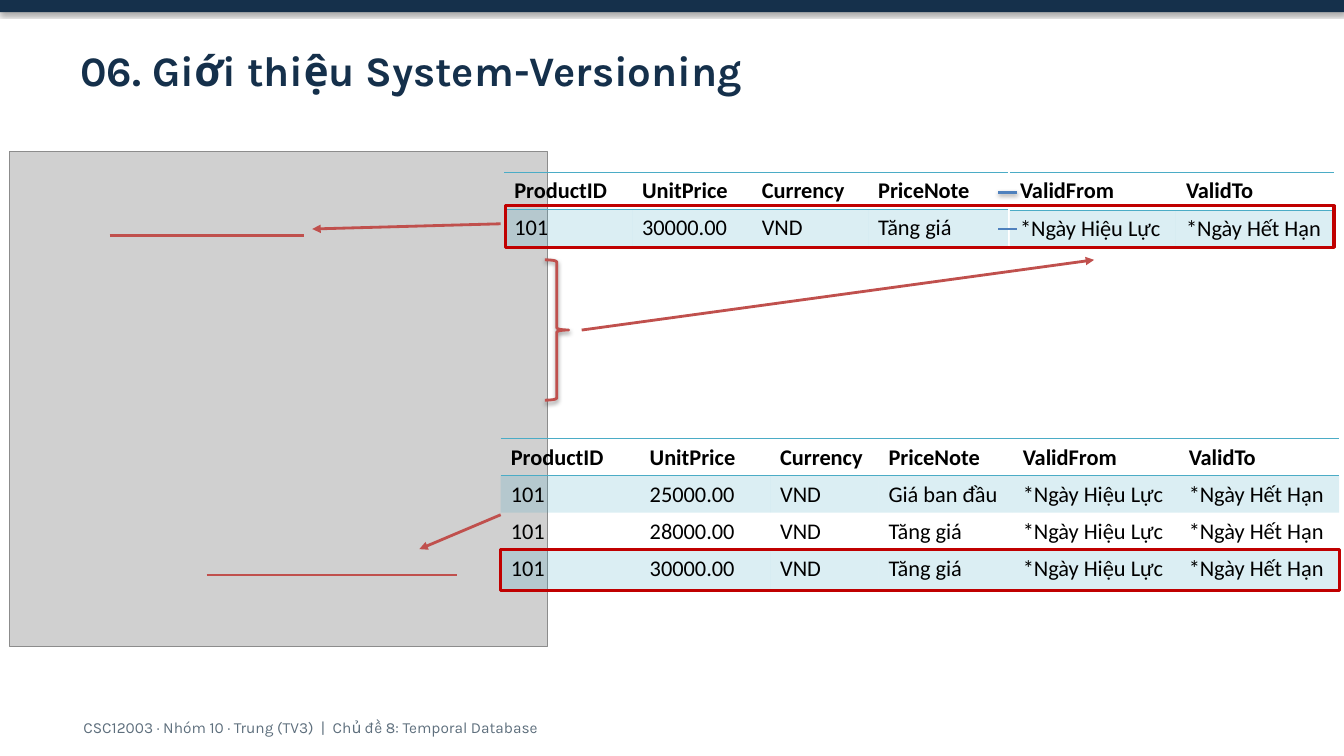
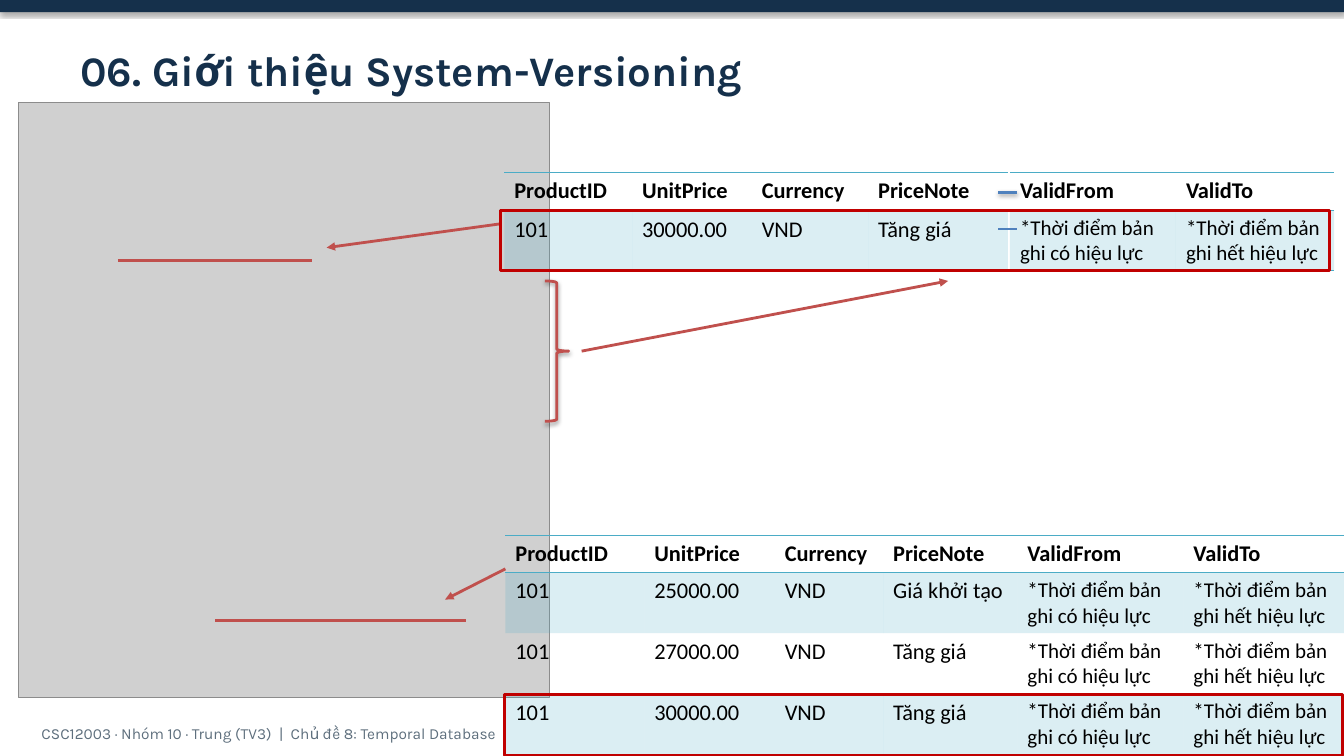
Before and after one commit to gloryh241106/10-TemporalStorage, a slide deck: slide 1 of docs/slides/Slides_6_7_Trung.pptx. Drawn at 1344x756 pixels with LibreOffice and Linux fonts; fonts in the diff are those of the drawing; grey boxes stand for pictures. Boxes give left, top, right and bottom in pixels: in the first picture for what was removed or moved away, otherwise in the second. Text is boxed around its words. In the diff, an @@ line names an element or a change of style, - is before the commit and + after.

```diff
--- a/docs/slides/Slides_6_7_Trung.pptx
+++ b/docs/slides/Slides_6_7_Trung.pptx
@@ picture: place and size @@
-picture at [10,152,547,647]
+picture at [19,103,549,699]
@@ table: place and size @@
-table at [504,172,1008,246]
+table at [504,172,1008,270]
@@ table at [1010,172,1335,270] @@
-row 2, column 1: *Ngày Hiệu Lực
+row 2, column 1: *Thời điểm bản ghi có hiệu lực
-row 2, column 2: *Ngày Hết Hạn
+row 2, column 2: *Thời điểm bản ghi hết hiệu lực
@@ arrow moved from (501, 224) - (313, 229) to (501, 224) - (327, 248) @@
@@ rectangle: place and size @@
-rectangle at [505,206,1334,247]
+rectangle at [501,211,1330,271]
@@ line moved from (110, 236) - (303, 236) to (118, 260) - (313, 260) @@
@@ right brace: place and size @@
-right brace at [545,260,570,400]
+right brace at [545,281,570,421]
@@ arrow moved from (582, 330) - (1094, 260) to (582, 351) - (949, 281) @@
@@ table at [505,535,1344,754] @@
-row 2: 101 | 25000.00 | VND | Giá ban đầu | *Ngày Hiệu Lực | *Ngày Hết Hạn
+row 2: 101 | 25000.00 | VND | Giá khởi tạo | *Thời điểm bản ghi có hiệu lực | *Thời điểm bản ghi hết hiệu lực
-row 3: 101 | 28000.00 | VND | Tăng giá | *Ngày Hiệu Lực | *Ngày Hết Hạn
+row 3: 101 | 27000.00 | VND | Tăng giá | *Thời điểm bản ghi có hiệu lực | *Thời điểm bản ghi hết hiệu lực
-row 4, column 5: *Ngày Hiệu Lực
+row 4, column 5: *Thời điểm bản ghi có hiệu lực
-row 4, column 6: *Ngày Hết Hạn
+row 4, column 6: *Thời điểm bản ghi hết hiệu lực
@@ table: place and size @@
-table at [501,439,1340,591]
+table at [505,535,1344,754]
@@ arrow moved from (501, 515) - (419, 549) to (505, 569) - (446, 600) @@
@@ line moved from (207, 575) - (458, 575) to (215, 620) - (466, 620) @@
@@ text "CSC12003 · Nhóm 10 · ...": place and size @@
-text "CSC12003 · Nhóm 10 · ..." at [83,721,538,737]
+text "CSC12003 · Nhóm 10 · ..." at [41,727,496,743]
@@ rectangle: place and size @@
-rectangle at [501,549,1340,591]
+rectangle at [504,695,1343,756]
```
Also in this commit, not shown: 1 other slide changed, 8 other files.
